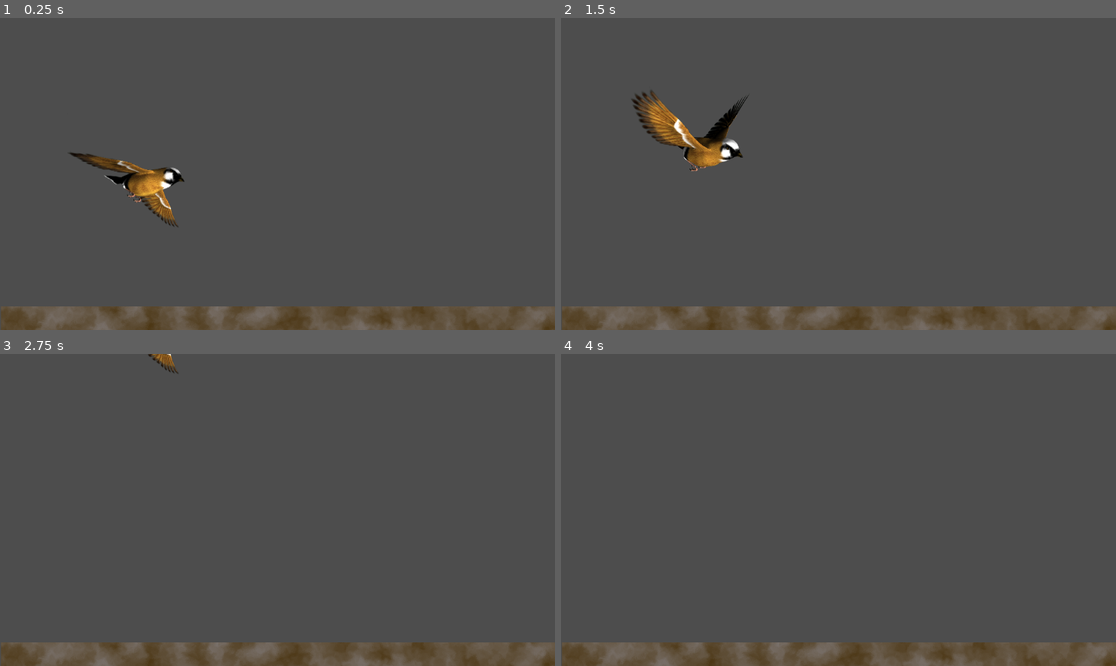
Above: before the commit, frames 1-4 (two rows, left to right).
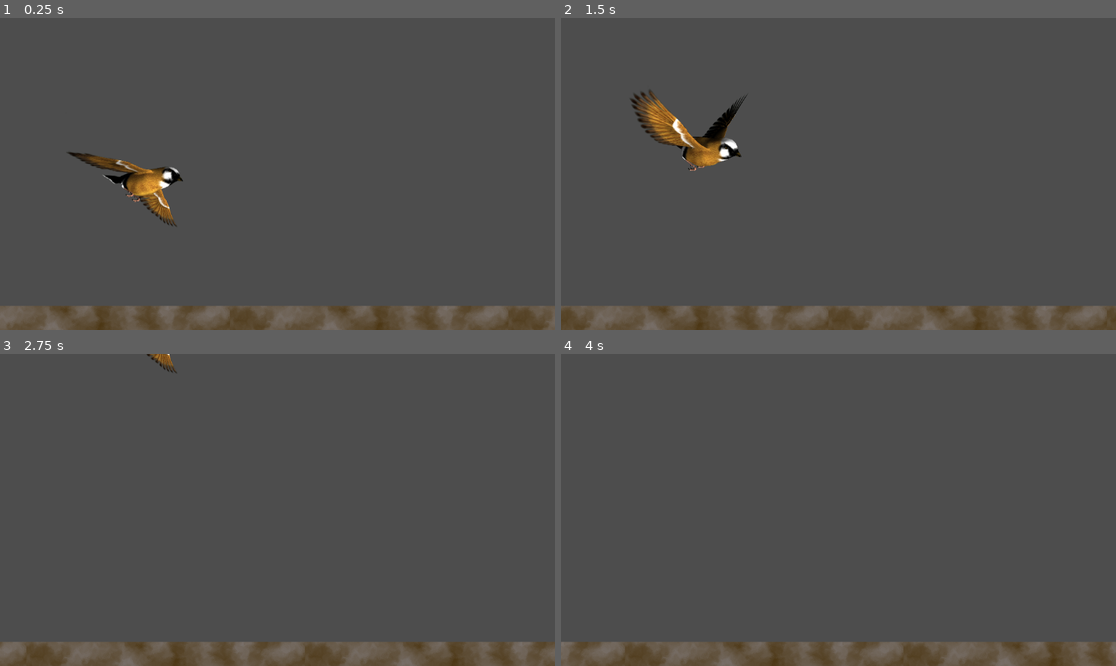
Above: after the commit, the same moments.

Repository: chriscoomber/chriscoomber-godot-flappy-bird
Game: Godot game, scene res://main.tscn
Two runs of this game, one before a commit and one after it. Both use one fixed random seed, a clock stepped at 60 frames per second and the inputs below.
Inputs:
- Up to frame 1 (0.25 s): no input
- Up to frame 2 (1.5 s): tap Space (jump) at 0.77, 1.07 s
- Up to frame 3 (2.75 s): tap Space (jump) at 1.52, 1.82 s
- Up to frame 4 (4 s): tap Space (jump) at 3.02, 3.32, 3.77 s

The runs differ from the first frame. In frame 1, 2.8% of the frame differs, in the area x 0-100%, y 42-100%; in frame 2, 2.5%; in frame 3, 2.8%; in frame 4, 2.7%.

Commit message:
Change perspective, so that everything is moving along

Diff:
--- /dev/null
+++ b/ground.tscn
@@ -0,0 +1,26 @@
+[gd_scene load_steps=5 format=3 uid="uid://nwcja8reylsr"]
+
+[sub_resource type="Gradient" id="Gradient_tda5r"]
+colors = PackedColorArray(0.48, 0.44744, 0.4272, 1, 0.3, 0.2149, 0.078, 1)
+
+[sub_resource type="FastNoiseLite" id="FastNoiseLite_6rxkc"]
+domain_warp_enabled = true
+
+[sub_resource type="NoiseTexture2D" id="NoiseTexture2D_tcih4"]
+width = 1152
+height = 50
+color_ramp = SubResource("Gradient_tda5r")
+noise = SubResource("FastNoiseLite_6rxkc")
+
+[sub_resource type="RectangleShape2D" id="RectangleShape2D_bywnc"]
+size = Vector2(1151, 50)
+
+[node name="Ground" type="StaticBody2D"]
+
+[node name="GroundTexture" type="Sprite2D" parent="."]
+position = Vector2(578, 624)
+texture = SubResource("NoiseTexture2D_tcih4")
+
+[node name="CollisionShape2D" type="CollisionShape2D" parent="."]
+position = Vector2(578, 624)
+shape = SubResource("RectangleShape2D_bywnc")
--- a/main.gd
+++ b/main.gd
@@ -1,28 +1,67 @@
 extends Node2D
 
-var start_position
+var ground_scene_path
+var ground_scene
+var speed = 400.0
+var player_start_position
+var camera_start_position
+var ui_start_position
+var loaded_area_start_position
+var last_ground_offset = 0
+var ground_width = 578
+var is_paused = false
+var current_position = 0.0
+
+# Called when the node enters the scene tree for the first time.
+func _ready():
+	ground_scene_path = $Ground.scene_file_path
+	ground_scene = load(ground_scene_path)
+	$Ui.hide()
+	player_start_position = $Player.position
+	camera_start_position = $Camera.position
+	ui_start_position = $Ui.position
+	loaded_area_start_position = $LoadedArea.position
 
 func restart_game():
-	$GameOver.hide()
-	$Player.get_ready(start_position)
+	current_position = 0.0
+	last_ground_offset = 0
+	is_paused = true
+	$Ui.hide()
+	$Player.get_ready(player_start_position)
+	$Camera.position = camera_start_position
+	$Ui.position = ui_start_position
+	$LoadedArea.position = loaded_area_start_position
 	await get_tree().create_timer(1.0).timeout
+	is_paused = false
 	$Player.go()
 
 func game_over():
 	print('game_over')
-	$GameOver.show()
-
-# Called when the node enters the scene tree for the first time.
-func _ready():
-	$GameOver.hide()
-	start_position = $Player.position
+	$Ui.show()
 
 # Called every frame. 'delta' is the elapsed time since the previous frame.
 func _process(delta):
-	pass
+	if not is_paused:
+		current_position += delta * speed
+		$Camera.position.x += delta * speed
+		$Ui.position.x += delta * speed
+		$LoadedArea.position.x += delta * speed
+		maybe_spawn_ground()
+
+func maybe_spawn_ground():
+	if last_ground_offset < current_position + ground_width:
+		var new_ground = ground_scene.instantiate()
+		last_ground_offset += ground_width
+		new_ground.position.x += last_ground_offset
+		new_ground.add_to_group("spawned")
+		add_child(new_ground)
 
 func _on_player_player_died():
 	game_over()
 
 func _on_game_over_retry_pressed():
 	restart_game()
+
+func _on_loaded_area_body_exited(body):
+	if body.is_in_group("spawned"):
+		remove_child(body)
--- a/main.tscn
+++ b/main.tscn
@@ -1,23 +1,12 @@
-[gd_scene load_steps=8 format=3 uid="uid://xvwstw8vcwux"]
+[gd_scene load_steps=6 format=3 uid="uid://xvwstw8vcwux"]
 
 [ext_resource type="PackedScene" uid="uid://hcq3muudqw16" path="res://player.tscn" id="1_bvkch"]
 [ext_resource type="Script" path="res://main.gd" id="1_h64j8"]
-[ext_resource type="PackedScene" uid="uid://1sowpwys1sf3" path="res://game_over.tscn" id="3_v6fab"]
+[ext_resource type="PackedScene" uid="uid://nwcja8reylsr" path="res://ground.tscn" id="3_43afu"]
+[ext_resource type="PackedScene" uid="uid://1sowpwys1sf3" path="res://ui.tscn" id="3_v6fab"]
 
-[sub_resource type="Gradient" id="Gradient_tda5r"]
-colors = PackedColorArray(0.48, 0.44744, 0.4272, 1, 0.3, 0.2149, 0.078, 1)
-
-[sub_resource type="FastNoiseLite" id="FastNoiseLite_6rxkc"]
-domain_warp_enabled = true
-
-[sub_resource type="NoiseTexture2D" id="NoiseTexture2D_tcih4"]
-width = 1152
-height = 50
-color_ramp = SubResource("Gradient_tda5r")
-noise = SubResource("FastNoiseLite_6rxkc")
-
-[sub_resource type="RectangleShape2D" id="RectangleShape2D_bywnc"]
-size = Vector2(1151, 50)
+[sub_resource type="RectangleShape2D" id="RectangleShape2D_dtctg"]
+size = Vector2(4286, 2201)
 
 [node name="Main" type="Node2D"]
 script = ExtResource("1_h64j8")
@@ -25,17 +14,19 @@
 [node name="Player" parent="." instance=ExtResource("1_bvkch")]
 position = Vector2(303, 337)
 
-[node name="Ground" type="StaticBody2D" parent="."]
+[node name="Ui" parent="." instance=ExtResource("3_v6fab")]
 
-[node name="GroundTexture" type="Sprite2D" parent="Ground"]
-position = Vector2(578, 624)
-texture = SubResource("NoiseTexture2D_tcih4")
+[node name="Camera" type="Camera2D" parent="."]
+position = Vector2(579, 325)
 
-[node name="CollisionShape2D" type="CollisionShape2D" parent="Ground"]
-position = Vector2(578, 624)
-shape = SubResource("RectangleShape2D_bywnc")
+[node name="LoadedArea" type="Area2D" parent="."]
 
-[node name="GameOver" parent="." instance=ExtResource("3_v6fab")]
+[node name="CollisionShape2D" type="CollisionShape2D" parent="LoadedArea"]
+position = Vector2(612, -243.5)
+shape = SubResource("RectangleShape2D_dtctg")
+
+[node name="Ground" parent="." instance=ExtResource("3_43afu")]
 
 [connection signal="player_died" from="Player" to="." method="_on_player_player_died"]
-[connection signal="retry_pressed" from="GameOver" to="." method="_on_game_over_retry_pressed"]
+[connection signal="retry_pressed" from="Ui" to="." method="_on_game_over_retry_pressed"]
+[connection signal="body_exited" from="LoadedArea" to="." method="_on_loaded_area_body_exited"]
--- a/player.gd
+++ b/player.gd
@@ -2,7 +2,7 @@
 
 signal player_died
 
-@export var SPEED = 0.0
+@export var SPEED = 400.0
 const JUMP_VELOCITY = -400.0
 const MAX_JUMP_CHARGE = 2.0
 var jump_charge = 0.0
@@ -28,7 +28,7 @@
 	velocity.y += accel_y * delta
 
 	if is_dead:
-		velocity.x = -400.0
+		velocity.x = 0.0
 	else:
 		$AnimatedSprite2D.speed_scale = -velocity.y * 0.004
 
@@ -57,6 +57,7 @@
 	position = startPosition
 	velocity.x = 0.0
 	velocity.y = 0.0
+	accel_y = 0.0
 	$AnimatedSprite2D.play('glide')
 	is_paused = true
 
--- a/GameOver.gd
+++ b/ui.gd
@@ -8,3 +8,7 @@
 
 func _on_button_pressed():
 	retry_pressed.emit()
+
+# Called every frame. 'delta' is the elapsed time since the previous frame.
+func _process(delta):
+	pass
--- a/game_over.tscn
+++ b/ui.tscn
@@ -1,6 +1,6 @@
 [gd_scene load_steps=2 format=3 uid="uid://1sowpwys1sf3"]
 
-[ext_resource type="Script" path="res://GameOver.gd" id="1_mwvwk"]
+[ext_resource type="Script" path="res://ui.gd" id="1_mwvwk"]
 
 [node name="GameOver" type="Control"]
 layout_mode = 3
